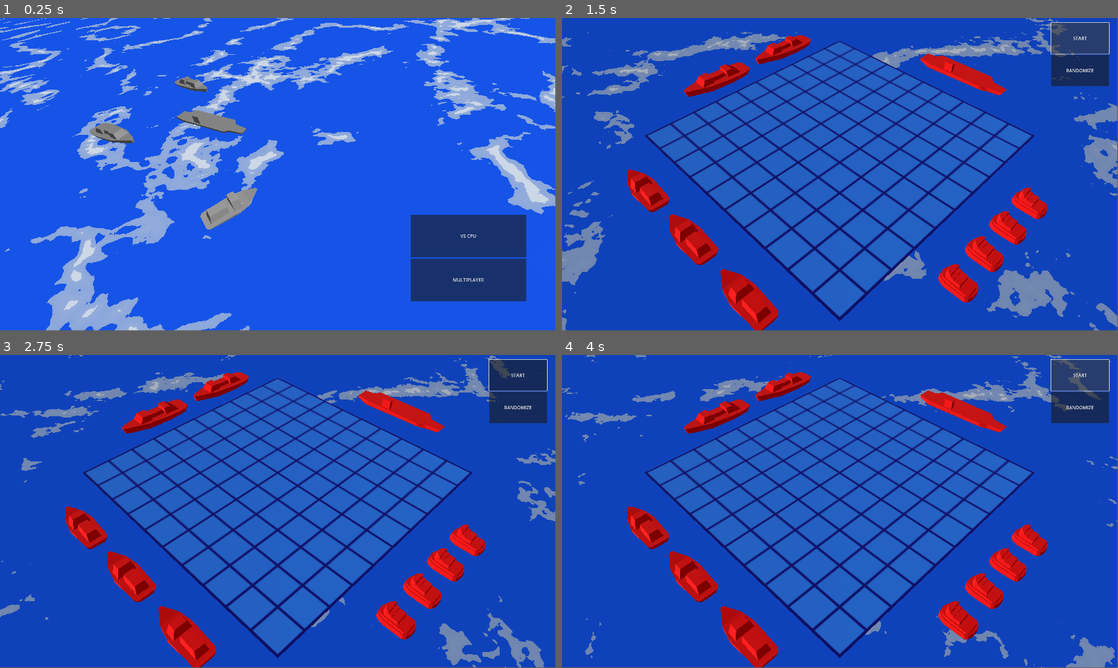
Above: before the commit, frames 1-4 (two rows, left to right).
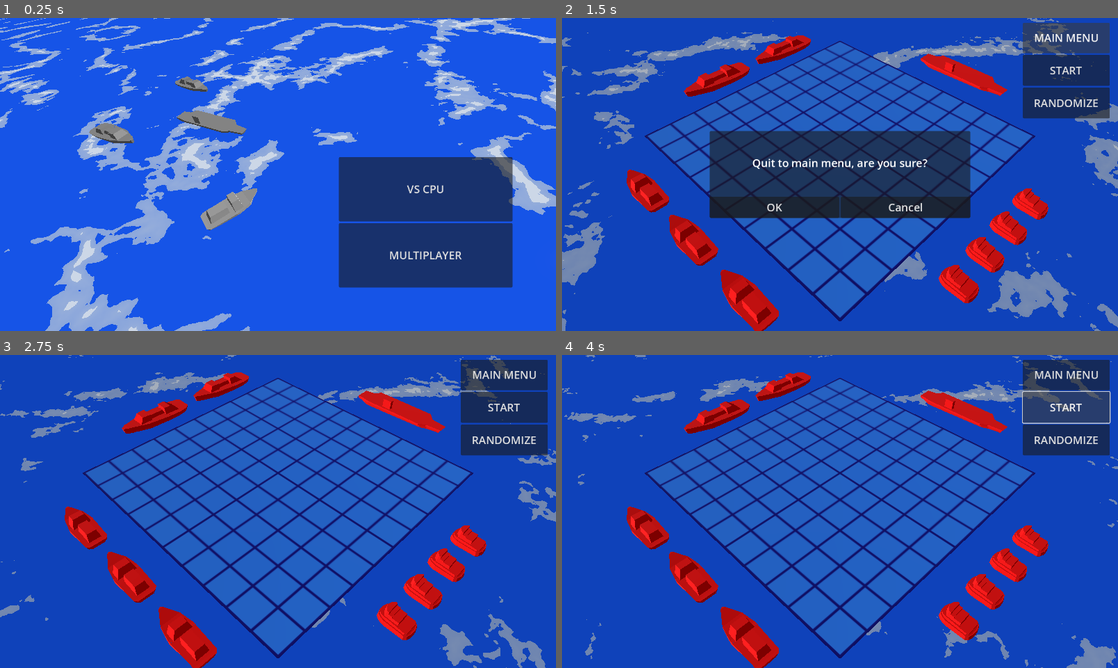
Above: after the commit, the same moments.

Repository: lanz-/battleships
Game: Godot game, scene res://scenes/main_menu.tscn
The game is run twice, just before and just after one commit, with the same random seed, the same clock (stepped at 60 frames per second) and the same inputs.
Inputs (mouse positions are in pixels of both pictures, inside the frame that each line leads up to):
- Up to frame 1 (0.25 s): no input
- Up to frame 2 (1.5 s): click "VS CPU" at 0.5 s; click (1067, 36) at 1.25 s, where only the run after the commit has a clickable "MAIN MENU"
- Up to frame 3 (2.75 s): click (344, 542) at 2 s, where only the run after the commit has a clickable "Cancel"
- Up to frame 4 (4 s): click "START" at 2.75 s; click "START" at 3.5 s
In our replay, the window is 799x449 before the commit and 800x450 after it. These sizes can differ from the game's own. Grey fills any space a smaller window leaves; there, only what the larger window draws over its background counts as a difference.

The runs differ from the first frame. In frame 1, 12% of the frame differs, in the area x 0-100%, y 0-100%; in frame 2, 18%; in frame 3, 6.0%; in frame 4, 5.9%.

Commit message:
Reworked UI a bit

Diff:
--- a/project.godot
+++ b/project.godot
@@ -22,8 +22,8 @@
 
 [display]
 
-window/size/viewport_width=1920
-window/size/viewport_height=1080
+window/size/viewport_width=1280
+window/size/viewport_height=720
 window/size/resizable=false
 
 [input]
--- a/scenes/main.tscn
+++ b/scenes/main.tscn
@@ -1,7 +1,8 @@
-[gd_scene load_steps=6 format=3 uid="uid://7xpyc1y76rkh"]
+[gd_scene load_steps=7 format=3 uid="uid://7xpyc1y76rkh"]
 
 [ext_resource type="PackedScene" uid="uid://cem2h2jy6cqjp" path="res://scenes/playfield.tscn" id="1_4vm7w"]
 [ext_resource type="Script" path="res://scripts/main.gd" id="1_w32tw"]
+[ext_resource type="PackedScene" uid="uid://bc0q1me38jit0" path="res://scenes/wait_panel.tscn" id="2_li357"]
 [ext_resource type="PackedScene" uid="uid://bqum1op5688vf" path="res://scenes/sea.tscn" id="3_48kwx"]
 [ext_resource type="Environment" uid="uid://dnu5mpnn1itgg" path="res://resources/env.tres" id="4_nk2l2"]
 
@@ -33,20 +34,33 @@
 [node name="VBoxContainer" type="VBoxContainer" parent="Ui/TopWindow"]
 layout_mode = 2
 
+[node name="MainMenuButton" type="Button" parent="Ui/TopWindow/VBoxContainer"]
+layout_mode = 2
+size_flags_vertical = 3
+theme_override_font_sizes/font_size = 25
+text = "MAIN MENU"
+
 [node name="StartButton" type="Button" parent="Ui/TopWindow/VBoxContainer"]
 layout_mode = 2
 size_flags_vertical = 3
+theme_override_font_sizes/font_size = 25
 text = "START"
 
 [node name="RandomizeButton" type="Button" parent="Ui/TopWindow/VBoxContainer"]
 layout_mode = 2
 size_flags_vertical = 3
+theme_override_font_sizes/font_size = 25
 text = "RANDOMIZE"
 
 [node name="FireButton" type="Button" parent="Ui/TopWindow/VBoxContainer"]
 layout_mode = 2
 size_flags_vertical = 3
+theme_override_font_sizes/font_size = 25
 text = "FIRE"
+
+[node name="WaitPanel" parent="Ui/TopWindow/VBoxContainer" instance=ExtResource("2_li357")]
+visible = false
+layout_mode = 2
 
 [node name="LoseLabel" type="Label" parent="Ui"]
 visible = false
@@ -116,6 +130,7 @@
 environment = ExtResource("4_nk2l2")
 camera_attributes = SubResource("CameraAttributesPractical_c8rcm")
 
+[connection signal="pressed" from="Ui/TopWindow/VBoxContainer/MainMenuButton" to="." method="_on_main_menu_button_pressed_safe"]
 [connection signal="pressed" from="Ui/TopWindow/VBoxContainer/StartButton" to="." method="_on_start_button_pressed"]
 [connection signal="pressed" from="Ui/TopWindow/VBoxContainer/RandomizeButton" to="." method="_on_randomize_button_pressed"]
 [connection signal="pressed" from="Ui/TopWindow/VBoxContainer/FireButton" to="." method="_on_fire_button_pressed"]
--- a/scenes/main_menu.tscn
+++ b/scenes/main_menu.tscn
@@ -103,11 +103,13 @@
 [node name="VSCPUButton" type="Button" parent="MainMenuWindow/ButtonBox"]
 layout_mode = 2
 size_flags_vertical = 3
+theme_override_font_sizes/font_size = 25
 text = "VS CPU"
 
 [node name="MultiplayerButton" type="Button" parent="MainMenuWindow/ButtonBox"]
 layout_mode = 2
 size_flags_vertical = 3
+theme_override_font_sizes/font_size = 25
 text = "MULTIPLAYER"
 
 [node name="MainLight" type="DirectionalLight3D" parent="."]
--- /dev/null
+++ b/scenes/modal_window.tscn
@@ -0,0 +1,68 @@
+[gd_scene load_steps=2 format=3 uid="uid://dlxe1gjhks735"]
+
+[ext_resource type="Script" path="res://scripts/modal_window.gd" id="1_k740u"]
+
+[node name="ModalWindow" type="Control"]
+layout_mode = 3
+anchors_preset = 15
+anchor_right = 1.0
+anchor_bottom = 1.0
+grow_horizontal = 2
+grow_vertical = 2
+script = ExtResource("1_k740u")
+
+[node name="Panel" type="Panel" parent="."]
+layout_mode = 1
+anchors_preset = -1
+anchor_left = 0.5
+anchor_top = 0.5
+anchor_right = 0.5
+anchor_bottom = 0.5
+offset_left = -300.0
+offset_top = -100.0
+offset_right = 300.0
+offset_bottom = 100.0
+grow_horizontal = 2
+grow_vertical = 2
+
+[node name="TopVBox" type="VBoxContainer" parent="Panel"]
+layout_mode = 1
+anchors_preset = 15
+anchor_right = 1.0
+anchor_bottom = 1.0
+grow_horizontal = 2
+grow_vertical = 2
+
+[node name="Label" type="Label" parent="Panel/TopVBox"]
+layout_mode = 2
+size_flags_vertical = 3
+size_flags_stretch_ratio = 3.0
+theme_override_font_sizes/font_size = 25
+text = "ENTER TEXT HERE"
+horizontal_alignment = 1
+vertical_alignment = 1
+
+[node name="LineEdit" type="LineEdit" parent="Panel/TopVBox"]
+layout_mode = 2
+theme_override_font_sizes/font_size = 25
+placeholder_text = "<PLACEHOLDER>"
+alignment = 1
+
+[node name="ButtonHBox" type="HBoxContainer" parent="Panel/TopVBox"]
+layout_mode = 2
+size_flags_vertical = 3
+
+[node name="OKButton" type="Button" parent="Panel/TopVBox/ButtonHBox"]
+layout_mode = 2
+size_flags_horizontal = 3
+theme_override_font_sizes/font_size = 25
+text = "OK"
+
+[node name="CancelButton" type="Button" parent="Panel/TopVBox/ButtonHBox"]
+layout_mode = 2
+size_flags_horizontal = 3
+theme_override_font_sizes/font_size = 25
+text = "Cancel"
+
+[connection signal="pressed" from="Panel/TopVBox/ButtonHBox/OKButton" to="." method="_on_ok_button_pressed"]
+[connection signal="pressed" from="Panel/TopVBox/ButtonHBox/CancelButton" to="." method="_on_cancel_button_pressed"]
--- a/scenes/multiplayer_ui.tscn
+++ b/scenes/multiplayer_ui.tscn
@@ -11,7 +11,7 @@
 grow_vertical = 2
 script = ExtResource("1_aiflh")
 
-[node name="HBoxMain" type="HBoxContainer" parent="."]
+[node name="TopVBox" type="VBoxContainer" parent="."]
 layout_mode = 1
 anchors_preset = 15
 anchor_right = 1.0
@@ -19,33 +19,57 @@
 grow_horizontal = 2
 grow_vertical = 2
 
-[node name="ItemList" type="ItemList" parent="HBoxMain"]
+[node name="GameListLabel" type="Label" parent="TopVBox"]
+layout_mode = 2
+theme_override_font_sizes/font_size = 25
+text = "Game list"
+horizontal_alignment = 1
+vertical_alignment = 1
+
+[node name="ItemHBox" type="HBoxContainer" parent="TopVBox"]
+layout_mode = 2
+size_flags_vertical = 3
+
+[node name="LeftPane" type="Panel" parent="TopVBox/ItemHBox"]
 layout_mode = 2
 size_flags_horizontal = 3
 
-[node name="VBoxButtons" type="VBoxContainer" parent="HBoxMain"]
+[node name="ItemList" type="ItemList" parent="TopVBox/ItemHBox"]
+layout_mode = 2
+size_flags_horizontal = 3
+size_flags_vertical = 3
+size_flags_stretch_ratio = 4.0
+theme_override_font_sizes/font_size = 40
+auto_height = true
+
+[node name="RightPane" type="Panel" parent="TopVBox/ItemHBox"]
+layout_mode = 2
+size_flags_horizontal = 3
+
+[node name="ButtonHBox" type="HBoxContainer" parent="TopVBox"]
 layout_mode = 2
 
-[node name="GameName" type="LineEdit" parent="HBoxMain/VBoxButtons"]
-layout_mode = 2
-placeholder_text = "<game name>"
-alignment = 1
-
-[node name="CreateButton" type="Button" parent="HBoxMain/VBoxButtons"]
+[node name="CreateButton" type="Button" parent="TopVBox/ButtonHBox"]
 custom_minimum_size = Vector2(300, 100)
 layout_mode = 2
+size_flags_horizontal = 3
+theme_override_font_sizes/font_size = 25
 text = "CREATE GAME"
 
-[node name="JoinButton" type="Button" parent="HBoxMain/VBoxButtons"]
+[node name="JoinButton" type="Button" parent="TopVBox/ButtonHBox"]
 custom_minimum_size = Vector2(300, 100)
 layout_mode = 2
+size_flags_horizontal = 3
+theme_override_font_sizes/font_size = 25
 text = "JOIN GAME"
 
-[node name="CancelButton" type="Button" parent="HBoxMain/VBoxButtons"]
+[node name="CancelButton" type="Button" parent="TopVBox/ButtonHBox"]
 custom_minimum_size = Vector2(300, 100)
 layout_mode = 2
+size_flags_horizontal = 3
+theme_override_font_sizes/font_size = 25
 text = "CANCEL"
 
-[connection signal="pressed" from="HBoxMain/VBoxButtons/CreateButton" to="." method="_on_create_button_pressed"]
-[connection signal="pressed" from="HBoxMain/VBoxButtons/JoinButton" to="." method="_on_join_button_pressed"]
-[connection signal="pressed" from="HBoxMain/VBoxButtons/CancelButton" to="." method="_on_cancel_button_pressed"]
+[connection signal="pressed" from="TopVBox/ButtonHBox/CreateButton" to="." method="_on_create_button_pressed"]
+[connection signal="pressed" from="TopVBox/ButtonHBox/JoinButton" to="." method="_on_join_button_pressed"]
+[connection signal="pressed" from="TopVBox/ButtonHBox/CancelButton" to="." method="_on_cancel_button_pressed"]
--- /dev/null
+++ b/scenes/wait_for.tscn
@@ -0,0 +1,60 @@
+[gd_scene load_steps=2 format=3 uid="uid://baqln10wyuvjv"]
+
+[ext_resource type="Script" path="res://scripts/wait_for.gd" id="1_48t1g"]
+
+[node name="WaitFor" type="Control"]
+layout_mode = 3
+anchors_preset = 15
+anchor_right = 1.0
+anchor_bottom = 1.0
+grow_horizontal = 2
+grow_vertical = 2
+script = ExtResource("1_48t1g")
+
+[node name="TopPanel" type="Panel" parent="."]
+layout_mode = 1
+anchors_preset = -1
+anchor_left = 0.5
+anchor_top = 0.5
+anchor_right = 0.5
+anchor_bottom = 0.5
+offset_left = -300.0
+offset_top = -100.0
+offset_right = 300.0
+offset_bottom = 100.0
+grow_horizontal = 2
+grow_vertical = 2
+
+[node name="TopVBox" type="VBoxContainer" parent="TopPanel"]
+layout_mode = 1
+anchors_preset = 15
+anchor_right = 1.0
+anchor_bottom = 1.0
+grow_horizontal = 2
+grow_vertical = 2
+
+[node name="TitleLabel" type="Label" parent="TopPanel/TopVBox"]
+layout_mode = 2
+size_flags_vertical = 3
+theme_override_font_sizes/font_size = 25
+text = "Waitig for"
+horizontal_alignment = 1
+vertical_alignment = 2
+
+[node name="IdlingLabel" type="Label" parent="TopPanel/TopVBox"]
+layout_mode = 2
+size_flags_vertical = 3
+theme_override_font_sizes/font_size = 25
+text = "..."
+horizontal_alignment = 1
+
+[node name="CancelButton" type="Button" parent="TopPanel/TopVBox"]
+layout_mode = 2
+size_flags_vertical = 3
+theme_override_font_sizes/font_size = 25
+text = "Cancel"
+
+[node name="IdlingTimer" type="Timer" parent="."]
+
+[connection signal="pressed" from="TopPanel/TopVBox/CancelButton" to="." method="_on_cancel_button_pressed"]
+[connection signal="timeout" from="IdlingTimer" to="." method="_on_idling_timer_timeout"]
--- /dev/null
+++ b/scenes/wait_panel.tscn
@@ -0,0 +1,23 @@
+[gd_scene load_steps=2 format=3 uid="uid://bc0q1me38jit0"]
+
+[ext_resource type="Script" path="res://scripts/wait_panel.gd" id="1_esdl7"]
+
+[node name="WaitPanel" type="Panel"]
+size_flags_vertical = 3
+script = ExtResource("1_esdl7")
+
+[node name="IdleLabel" type="Label" parent="."]
+layout_mode = 1
+anchors_preset = 15
+anchor_right = 1.0
+anchor_bottom = 1.0
+grow_horizontal = 2
+grow_vertical = 2
+theme_override_font_sizes/font_size = 25
+text = "..."
+horizontal_alignment = 1
+vertical_alignment = 1
+
+[node name="Timer" type="Timer" parent="."]
+
+[connection signal="timeout" from="Timer" to="." method="_on_timer_timeout"]
--- a/scripts/game.gd
+++ b/scripts/game.gd
@@ -44,6 +44,7 @@
 
 
 func return_to_main_menu():
+	Lobby.disconnect_from_server()
 	get_tree().change_scene_to_packed(main_menu_scene)
 
 
--- a/scripts/lobby.gd
+++ b/scripts/lobby.gd
@@ -39,7 +39,11 @@
 		multiplayer.multiplayer_peer = null
 
 	var peer = WebSocketMultiplayerPeer.new()
-	peer.create_client(SERVER_ADDRESS)
+
+	if OS.has_feature("editor"):
+		peer.create_client("wss://localhost:4443", TLSOptions.client_unsafe())
+	else:
+		peer.create_client(SERVER_ADDRESS)
 	multiplayer.multiplayer_peer = peer
 
 
--- a/scripts/main.gd
+++ b/scripts/main.gd
@@ -15,7 +15,6 @@
 	Vector3(-4, 10, -4),
 )
 
-
 @onready var main_camera = $main_camera
 @onready var player_field = $player_playfield
 @onready var enemy_field = $enemy_playfield
@@ -27,8 +26,12 @@
 @onready var fire_button = $Ui/TopWindow/VBoxContainer/FireButton
 @onready var start_button = $Ui/TopWindow/VBoxContainer/StartButton
 @onready var randomize_button = $Ui/TopWindow/VBoxContainer/RandomizeButton
+@onready var wait_pane = $Ui/TopWindow/VBoxContainer/WaitPanel
 
 @onready var _tween: Tween = null
+@onready var _wait_window_scene: PackedScene = preload("res://scenes/wait_for.tscn")
+@onready var _modal_scene: PackedScene = preload("res://scenes/modal_window.tscn")
+
 
 func _ready():
 	main_camera.transform = player_field_transform
@@ -59,11 +62,15 @@
 
 func _enemy_turn():
 	fire_button.hide()
+	wait_pane.show()
+
 	await get_tree().create_timer(0.8).timeout
 	_look_at(player_field_transform)
 	await player_field.resolve_enemy_shot()
 	await get_tree().create_timer(0.8).timeout
 	_look_at(enemy_field_transform)
+	wait_pane.hide()
+
 	if player_field.no_alive_ships():
 		enemy_field.enter_game_over_state()
 		lose_label.show()
@@ -79,7 +86,15 @@
 		start_button.hide()
 		randomize_button.hide()
 
+		var wait_window = _wait_window_scene.instantiate()
+		add_child(wait_window)
+		wait_window.wait_for("Waiting for an opponent to place their ships")
+		wait_window.cancelled.connect(_on_main_menu_button_pressed)
+
 		var enemy_ship_list = await Game.ships_placed(player_field.serialize_ships())
+		wait_window.close()
+		wait_window.queue_free()
+
 		if enemy_ship_list:
 			enemy_field.deserialize_ships(enemy_ship_list)
 
@@ -115,5 +130,18 @@
 	fire_button.disabled = false
 
 
+func _on_main_menu_button_pressed_safe():
+	var modal = _modal_scene.instantiate()
+	add_child(modal)
+
+	var result = await modal.show_modal("Quit to main menu, are you sure?", false, "")
+	modal.queue_free()
+
+	if ModalWindow.OK != result:
+		return
+
+	Game.return_to_main_menu()
+
+
 func _on_main_menu_button_pressed():
 	Game.return_to_main_menu()
--- /dev/null
+++ b/scripts/modal_window.gd
@@ -0,0 +1,37 @@
+class_name ModalWindow
+extends Control
+
+enum {OK, CANCEL}
+
+signal _close_modal(result)
+
+@onready var ok_button = $Panel/TopVBox/ButtonHBox/OKButton
+@onready var cancel_button = $Panel/TopVBox/ButtonHBox/CancelButton
+@onready var edit = $Panel/TopVBox/LineEdit
+@onready var label = $Panel/TopVBox/Label
+
+
+func _ready():
+	edit.grab_focus()
+
+
+func _on_ok_button_pressed():
+	hide()
+	_close_modal.emit(OK)
+
+
+func _on_cancel_button_pressed():
+	hide()
+	_close_modal.emit(CANCEL)
+
+
+func show_modal(label_text: String, input: bool, input_placeholder: String):
+	if input:
+		edit.show()
+		edit.placeholder_text = input_placeholder
+	else:
+		edit.hide()
+
+	label.text = label_text
+
+	return await _close_modal
--- a/scripts/multiplayer_ui.gd
+++ b/scripts/multiplayer_ui.gd
@@ -4,10 +4,10 @@
 signal return_from_menu
 signal start_multiplayer
 
-@onready var game_list_ui = $HBoxMain/ItemList
-@onready var game_name_edit = $HBoxMain/VBoxButtons/GameName
-@onready var create_button = $HBoxMain/VBoxButtons/CreateButton
-@onready var join_button = $HBoxMain/VBoxButtons/JoinButton
+@onready var game_list_ui = $TopVBox/ItemHBox/ItemList
+@onready var create_button = $TopVBox/ButtonHBox/CreateButton
+@onready var join_button = $TopVBox/ButtonHBox/JoinButton
+@onready var modal_scene = preload("res://scenes/modal_window.tscn")
 
 
 # Called when the node enters the scene tree for the first time.
@@ -19,8 +19,16 @@
 
 
 func _on_create_button_pressed():
-	var game_name = game_name_edit.text
-	if not game_name:
+	var modal = modal_scene.instantiate()
+	add_child(modal)
+
+	var result = await modal.show_modal(
+		"Host a new game", true, "<game name>"
+	)
+	var game_name = modal.edit.text
+	modal.queue_free()
+
+	if (result != ModalWindow.OK) or (not game_name):
 		return
 
 	Game.host = true
@@ -59,7 +67,6 @@
 
 
 func _on_game_created():
-	game_name_edit.editable = false
 	join_button.hide()
 	create_button.hide()
 
@@ -69,7 +76,6 @@
 
 
 func enter_multiplayer():
-	game_name_edit.editable = true
 	join_button.show()
 	create_button.show()
 	Lobby.reconnect_to_server()
--- /dev/null
+++ b/scripts/wait_for.gd
@@ -0,0 +1,32 @@
+class_name WaitForWindow
+extends Control
+
+signal cancelled
+
+const IDLING_ANIM = [".", "..", "...", "....", ".....", "....", "...", ".."]
+
+@onready var timer = $IdlingTimer
+@onready var title = $TopPanel/TopVBox/TitleLabel
+@onready var idling = $TopPanel/TopVBox/IdlingLabel
+
+var _anim_frame = 0
+
+
+func wait_for(what: String):
+	timer.start()
+	title.text = what
+	idling.text = IDLING_ANIM[_anim_frame]
+
+
+func close():
+	timer.stop()
+	hide()
+
+
+func _on_idling_timer_timeout():
+	_anim_frame = wrapi(_anim_frame + 1, 0, len(IDLING_ANIM) - 1)
+	idling.text = IDLING_ANIM[_anim_frame]
+
+
+func _on_cancel_button_pressed():
+	cancelled.emit()
--- /dev/null
+++ b/scripts/wait_panel.gd
@@ -0,0 +1,16 @@
+extends Panel
+
+const ANIM_FRAMES = [".", "..", "...", "....", "....."]
+
+@export var anim_frame: int = 0
+
+@onready var label = $IdleLabel
+
+
+func _ready():
+	$Timer.start()
+
+
+func _on_timer_timeout():
+	anim_frame = wrapi(anim_frame + 1, 0, len(ANIM_FRAMES) - 1)
+	label.text = ANIM_FRAMES[anim_frame]
